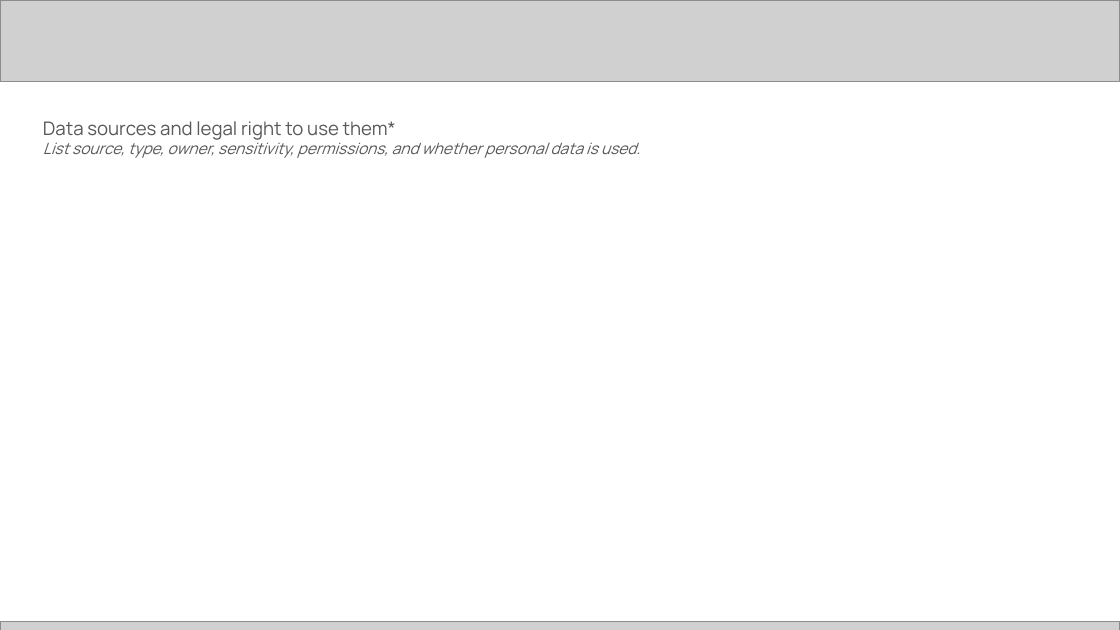
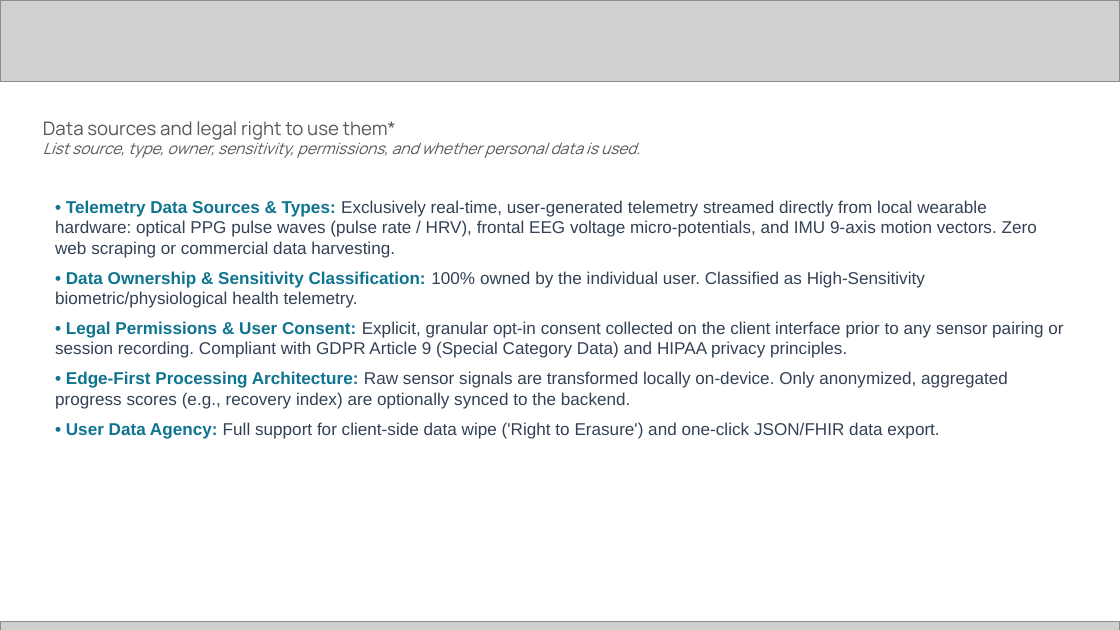
Before and after one commit to chiraghs/Neuro-Kinetic-Behavioral-Health-System, a slide deck: slide 8 of [PUB] Future Health Digital Innovation Challenge | Submission Template.pptx. Drawn at 1120x630 pixels with LibreOffice and Linux fonts; fonts in the diff are those of the drawing; grey boxes stand for pictures. Boxes give left, top, right and bottom in pixels: in the first picture for what was removed or moved away, otherwise in the second. Text is boxed around its words. In the diff, an @@ line names an element or a change of style, - is before the commit and + after.

```diff
--- a/[PUB] Future Health Digital Innovation Challenge | Submission Template.pptx
+++ b/[PUB] Future Health Digital Innovation Challenge | Submission Template.pptx
@@ text added at (55,200,1063,439), 11 pt, text #334155 @@
+• Telemetry Data Sources & Types: Exclusively real-time, user-generated telemetry streamed directly from local wearable hardware: optical PPG pulse waves (pulse rate / HRV), frontal EEG voltage micro-potentials, and IMU 9-axis motion vectors. Zero web scraping or commercial data harvesting.
+• Data Ownership & Sensitivity Classification: 100% owned by the individual user. Classified as High-Sensitivity biometric/physiological health telemetry.
+• Legal Permissions & User Consent: Explicit, granular opt-in consent collected on the client interface prior to any sensor pairing or session recording. Compliant with GDPR Article 9 (Special Category Data) and HIPAA privacy principles.
+• Edge-First Processing Architecture: Raw sensor signals are transformed locally on-device. Only anonymized, aggregated progress scores (e.g., recovery index) are optionally synced to the backend.
+• User Data Agency: Full support for client-side data wipe ('Right to Erasure') and one-click JSON/FHIR data export.
```
Also in this commit, not shown: 13 other slides changed, 2 slides added, 2 slides removed, 1 other file.
